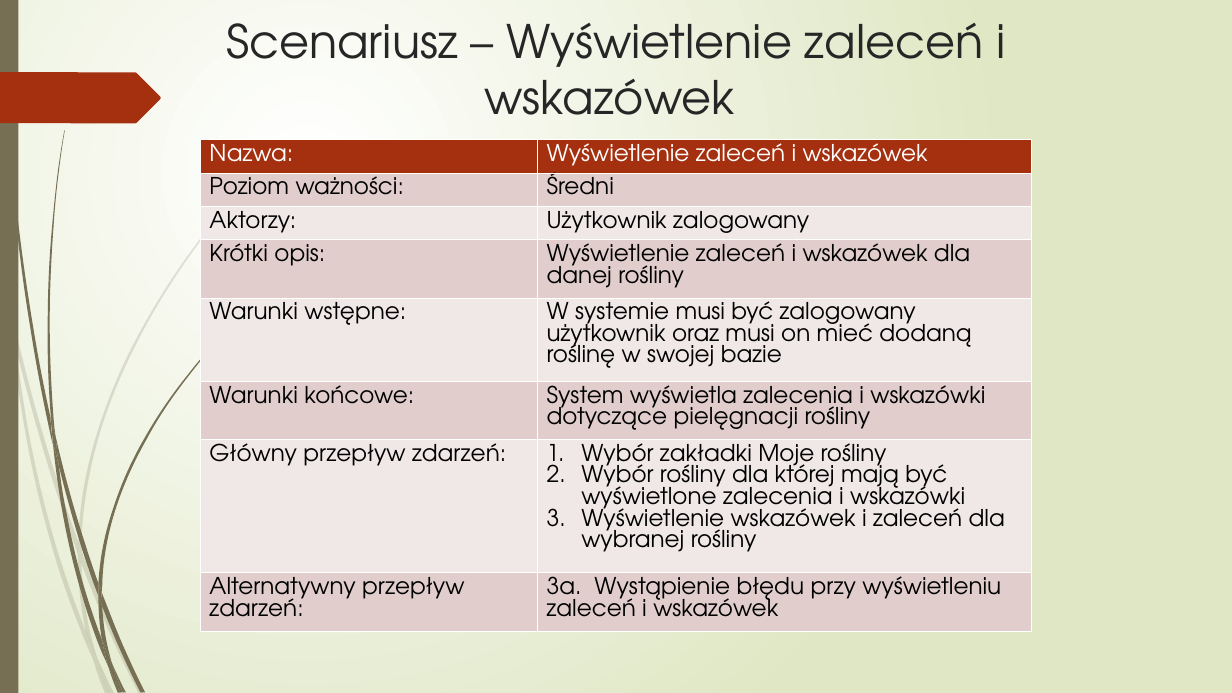
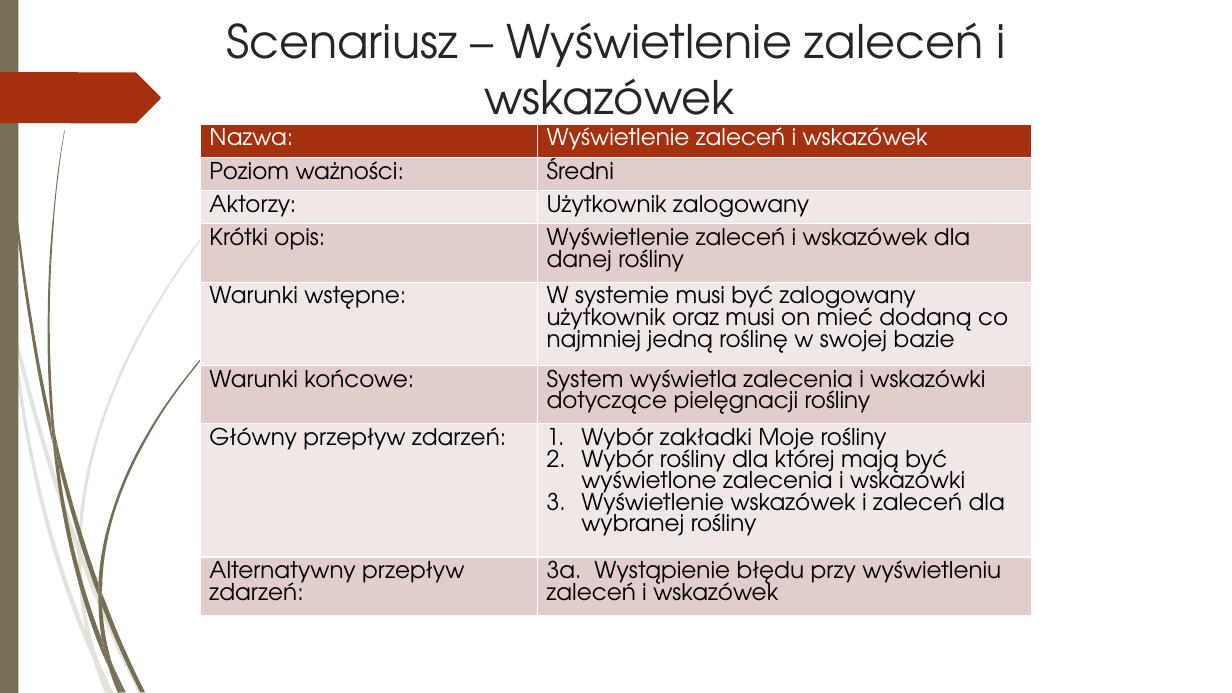
Before and after one commit to 247659/Plantify, a slide deck: slide 18 of Plantify.pptx (slide 21 before the commit). Drawn at 1232x693 pixels with LibreOffice and Linux fonts; fonts in the diff are those of the drawing. Boxes give left, top, right and bottom in pixels: in the first picture for what was removed or moved away, otherwise in the second. Text is boxed around its words. In the diff, an @@ line names an element or a change of style, - is before the commit and + after.

```diff
--- a/Plantify.pptx
+++ b/Plantify.pptx
@@ background gradient #FFFFFF to #DFE8C4 to #FFFFFF @@
@@ table at box(201, 124, 1032, 669) @@
-row 5, column 2: W systemie musi być zalogowany użytkownik oraz musi on mieć dodaną roślinę w swojej bazie
+row 5, column 2: W systemie musi być zalogowany użytkownik oraz musi on mieć dodaną co najmniej jedną roślinę w swojej bazie
@@ table: place and size @@
-table at box(201, 140, 1032, 685)
+table at box(201, 124, 1032, 669)
```
Also in this commit, not shown: 17 other slides changed, 4 slides added, 10 slides removed, 10 other files.
